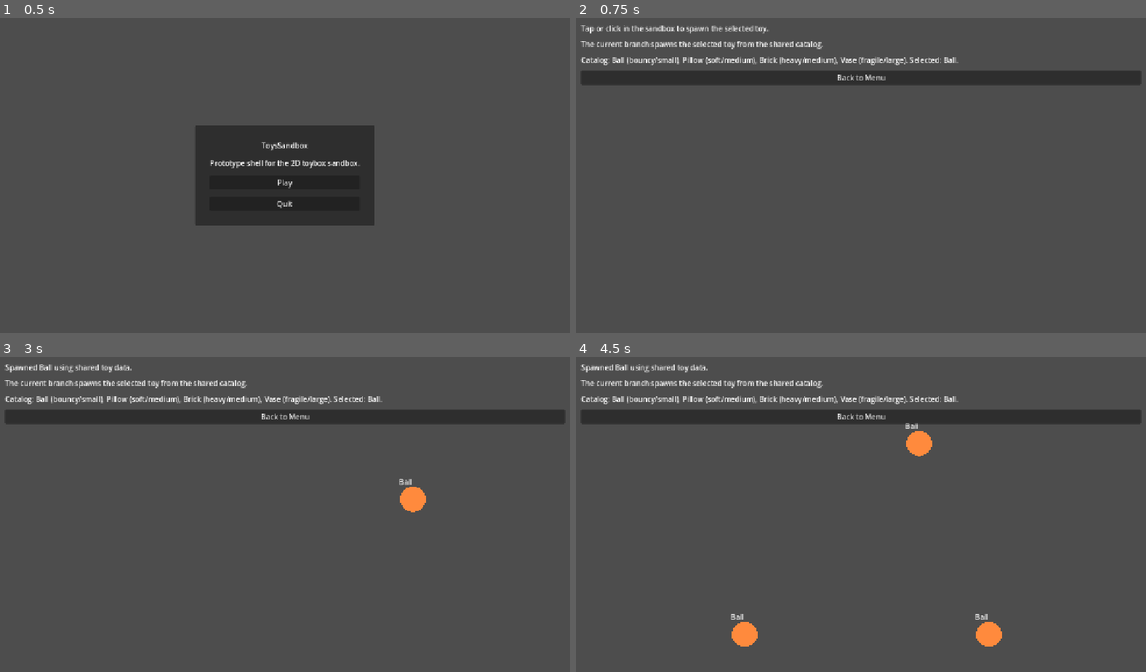
Above: before the commit, frames 1-4 (two rows, left to right).
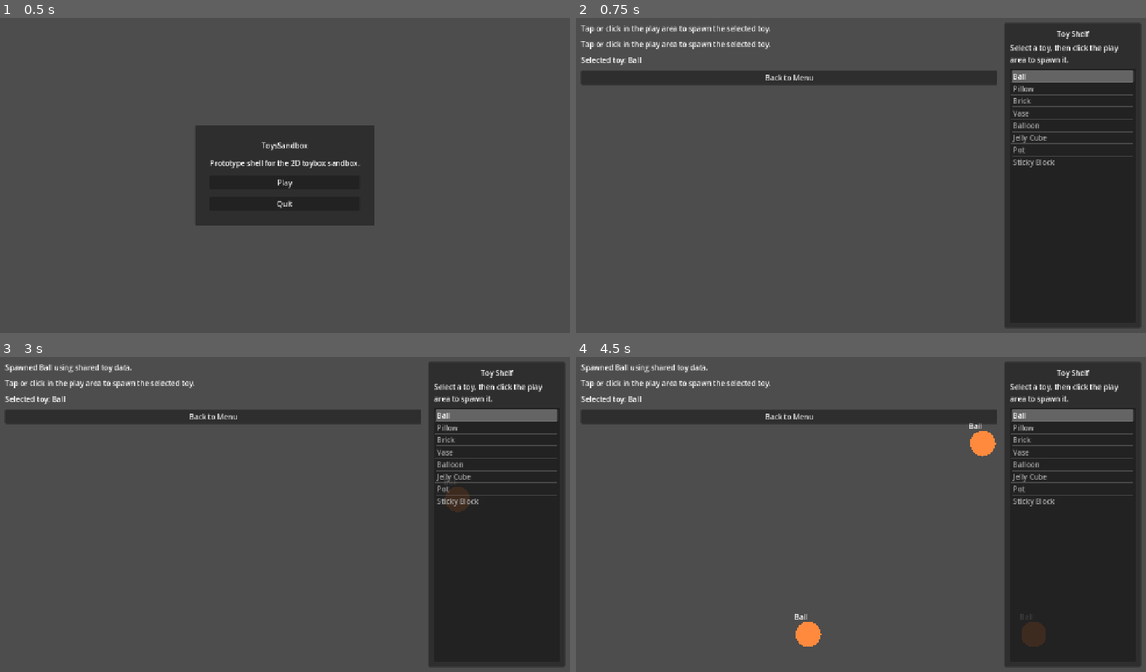
Above: after the commit, the same moments.

Repository: SoundBlaster/ToysSandbox
Game: Godot game, scene res://scenes/boot/Boot.tscn
Two runs of this game, one before a commit and one after it. Both use one fixed random seed, a clock stepped at 60 frames per second and the inputs below.
Inputs (mouse positions are in pixels of both pictures, inside the frame that each line leads up to):
- Up to frame 1 (0.5 s): no input
- Up to frame 2 (0.75 s): click "Play" at 0.5 s
- Up to frame 3 (3 s): click "Back to Menu" at 1.25 s; click "Play" at 2 s; tap Enter at 2.75 s; move the mouse to (410, 498) at 2.77 s; click (410, 498) at 2.92 s
- Up to frame 4 (4.5 s): move the mouse to (747, 530) at 3.52 s; click (747, 530) at 3.67 s; move the mouse to (918, 442) at 4.27 s; click (918, 442) at 4.42 s

Frame 1 is identical in both runs. In frame 2, 23% of the frame differs, in the area x 0-99%, y 1-99%; in frame 3, 23%; in frame 4, 25%.

Commit message:
Implement P2-T1: add sandbox camera bounds and full-catalog shelf UI

Diff:
--- a/scenes/game/Sandbox.tscn
+++ b/scenes/game/Sandbox.tscn
@@ -3,7 +3,7 @@
 [ext_resource type="Script" path="res://scripts/game/Sandbox.gd" id="1"]
 
 [sub_resource type="RectangleShape2D" id="1"]
-size = Vector2(1080, 48)
+size = Vector2(932, 48)
 
 [sub_resource type="RectangleShape2D" id="2"]
 size = Vector2(48, 640)
@@ -16,8 +16,12 @@
 
 [node name="SpawnedToys" type="Node2D" parent="."]
 
+[node name="Camera2D" type="Camera2D" parent="."]
+position = Vector2(500, 360)
+enabled = true
+
 [node name="Floor" type="StaticBody2D" parent="."]
-position = Vector2(640, 676)
+position = Vector2(490, 676)
 
 [node name="CollisionShape2D" type="CollisionShape2D" parent="Floor"]
 shape = SubResource("1")
@@ -29,7 +33,7 @@
 shape = SubResource("2")
 
 [node name="RightWall" type="StaticBody2D" parent="."]
-position = Vector2(1256, 360)
+position = Vector2(956, 360)
 
 [node name="CollisionShape2D" type="CollisionShape2D" parent="RightWall"]
 shape = SubResource("3")
@@ -45,23 +49,58 @@
 offset_right = -24.0
 offset_bottom = -24.0
 
-[node name="VBoxContainer" type="VBoxContainer" parent="CanvasLayer/MarginContainer"]
+[node name="HBoxContainer" type="HBoxContainer" parent="CanvasLayer/MarginContainer"]
 layout_mode = 2
+theme_override_constants/separation = 16
+
+[node name="InfoPanel" type="VBoxContainer" parent="CanvasLayer/MarginContainer/HBoxContainer"]
+layout_mode = 2
+size_flags_horizontal = 3
 theme_override_constants/separation = 12
 
-[node name="StatusLabel" type="Label" parent="CanvasLayer/MarginContainer/VBoxContainer"]
+[node name="StatusLabel" type="Label" parent="CanvasLayer/MarginContainer/HBoxContainer/InfoPanel"]
 layout_mode = 2
 text = "Sandbox shell booting..."
 
-[node name="HintLabel" type="Label" parent="CanvasLayer/MarginContainer/VBoxContainer"]
+[node name="HintLabel" type="Label" parent="CanvasLayer/MarginContainer/HBoxContainer/InfoPanel"]
 layout_mode = 2
-text = "The current branch spawns the selected toy from the shared catalog."
+text = "Tap or click in the play area to spawn the selected toy."
 
-[node name="CatalogLabel" type="Label" parent="CanvasLayer/MarginContainer/VBoxContainer"]
+[node name="SelectedLabel" type="Label" parent="CanvasLayer/MarginContainer/HBoxContainer/InfoPanel"]
+layout_mode = 2
+text = "Selected toy: Ball"
+
+[node name="BackButton" type="Button" parent="CanvasLayer/MarginContainer/HBoxContainer/InfoPanel"]
+layout_mode = 2
+text = "Back to Menu"
+
+[node name="ShelfPanel" type="PanelContainer" parent="CanvasLayer/MarginContainer/HBoxContainer"]
+layout_mode = 2
+size_flags_horizontal = 8
+custom_minimum_size = Vector2(300, 0)
+
+[node name="ShelfMargin" type="MarginContainer" parent="CanvasLayer/MarginContainer/HBoxContainer/ShelfPanel"]
+layout_mode = 2
+theme_override_constants/margin_left = 12
+theme_override_constants/margin_top = 12
+theme_override_constants/margin_right = 12
+theme_override_constants/margin_bottom = 12
+
+[node name="ShelfVBox" type="VBoxContainer" parent="CanvasLayer/MarginContainer/HBoxContainer/ShelfPanel/ShelfMargin"]
+layout_mode = 2
+theme_override_constants/separation = 8
+
+[node name="ShelfTitleLabel" type="Label" parent="CanvasLayer/MarginContainer/HBoxContainer/ShelfPanel/ShelfMargin/ShelfVBox"]
+layout_mode = 2
+text = "Toy Shelf"
+horizontal_alignment = 1
+
+[node name="ShelfHintLabel" type="Label" parent="CanvasLayer/MarginContainer/HBoxContainer/ShelfPanel/ShelfMargin/ShelfVBox"]
 layout_mode = 2
 autowrap_mode = 3
-text = "Catalog loading..."
+text = "Select a toy, then click the play area to spawn it."
 
-[node name="BackButton" type="Button" parent="CanvasLayer/MarginContainer/VBoxContainer"]
+[node name="ToyList" type="ItemList" parent="CanvasLayer/MarginContainer/HBoxContainer/ShelfPanel/ShelfMargin/ShelfVBox"]
 layout_mode = 2
-text = "Back to Menu"
+size_flags_vertical = 3
+select_mode = 0
--- a/scripts/autoload/ToyCatalog.gd
+++ b/scripts/autoload/ToyCatalog.gd
@@ -9,6 +9,9 @@
 	},
 	&"large": {
 		"size": Vector2(96.0, 96.0),
+	},
+	&"wide": {
+		"size": Vector2(112.0, 64.0),
 	},
 }
 
@@ -40,6 +43,34 @@
 		"angular_damp": 0.45,
 		"mass": 1.2,
 		"reaction_hooks": [&"clink", &"shatter"],
+	},
+	&"air": {
+		"gravity_scale": 0.35,
+		"linear_damp": 0.08,
+		"angular_damp": 0.2,
+		"mass": 0.3,
+		"reaction_hooks": [&"float", &"drift"],
+	},
+	&"deformable": {
+		"gravity_scale": 0.95,
+		"linear_damp": 1.1,
+		"angular_damp": 0.9,
+		"mass": 0.9,
+		"reaction_hooks": [&"jiggle", &"wobble"],
+	},
+	&"metal": {
+		"gravity_scale": 1.15,
+		"linear_damp": 0.25,
+		"angular_damp": 0.2,
+		"mass": 2.0,
+		"reaction_hooks": [&"ring", &"spin"],
+	},
+	&"sticky": {
+		"gravity_scale": 1.0,
+		"linear_damp": 2.2,
+		"angular_damp": 1.6,
+		"mass": 1.4,
+		"reaction_hooks": [&"stick", &"peel"],
 	},
 }
 
@@ -76,9 +107,50 @@
 		"shape": &"vase",
 		"color": Color("7ca7ff"),
 	},
+	&"balloon": {
+		"id": &"balloon",
+		"display_name": "Balloon",
+		"archetype": &"air",
+		"scale_preset": &"large",
+		"shape": &"circle",
+		"color": Color("ff7fb5"),
+	},
+	&"jelly_cube": {
+		"id": &"jelly_cube",
+		"display_name": "Jelly Cube",
+		"archetype": &"deformable",
+		"scale_preset": &"medium",
+		"shape": &"rectangle",
+		"color": Color("9b9bff"),
+	},
+	&"pot": {
+		"id": &"pot",
+		"display_name": "Pot",
+		"archetype": &"metal",
+		"scale_preset": &"medium",
+		"shape": &"vase",
+		"color": Color("c7935d"),
+	},
+	&"sticky_block": {
+		"id": &"sticky_block",
+		"display_name": "Sticky Block",
+		"archetype": &"sticky",
+		"scale_preset": &"wide",
+		"shape": &"rectangle",
+		"color": Color("7fd24a"),
+	},
 }
 
-const TOY_ORDER: Array[StringName] = [&"ball", &"pillow", &"brick", &"vase"]
+const TOY_ORDER: Array[StringName] = [
+	&"ball",
+	&"pillow",
+	&"brick",
+	&"vase",
+	&"balloon",
+	&"jelly_cube",
+	&"pot",
+	&"sticky_block",
+]
 
 
 func list_ids() -> Array[StringName]:
--- a/scripts/game/Sandbox.gd
+++ b/scripts/game/Sandbox.gd
@@ -1,18 +1,25 @@
 extends Node2D
 
 const TOY_INSTANCE_SCENE := preload("res://scenes/game/ToyInstance.tscn")
-const PLAY_AREA_RECT := Rect2(Vector2(72.0, 72.0), Vector2(1136.0, 560.0))
+const PLAY_AREA_RECT := Rect2(Vector2(72.0, 72.0), Vector2(836.0, 560.0))
 
-@onready var back_button: Button = $CanvasLayer/MarginContainer/VBoxContainer/BackButton
-@onready var status_label: Label = $CanvasLayer/MarginContainer/VBoxContainer/StatusLabel
-@onready var catalog_label: Label = $CanvasLayer/MarginContainer/VBoxContainer/CatalogLabel
+@onready var back_button: Button = $CanvasLayer/MarginContainer/HBoxContainer/InfoPanel/BackButton
+@onready var status_label: Label = $CanvasLayer/MarginContainer/HBoxContainer/InfoPanel/StatusLabel
+@onready var selected_label: Label = $CanvasLayer/MarginContainer/HBoxContainer/InfoPanel/SelectedLabel
+@onready var toy_list: ItemList = $CanvasLayer/MarginContainer/HBoxContainer/ShelfPanel/ShelfMargin/ShelfVBox/ToyList
 @onready var spawn_root: Node2D = $SpawnedToys
+
+var shelf_toy_ids: Array[StringName] = []
 
 
 func _ready() -> void:
 	back_button.pressed.connect(_on_back_pressed)
-	status_label.text = "Tap or click in the sandbox to spawn the selected toy."
-	catalog_label.text = _build_catalog_text()
+	toy_list.item_selected.connect(_on_toy_selected)
+
+	_ensure_selected_toy()
+	_build_toy_shelf()
+	status_label.text = "Tap or click in the play area to spawn the selected toy."
+	_refresh_selected_label()
 
 
 func _unhandled_input(event: InputEvent) -> void:
@@ -45,6 +52,50 @@
 	status_label.text = "Spawned %s using shared toy data." % definition.get("display_name", "Toy")
 
 
+func _build_toy_shelf() -> void:
+	toy_list.clear()
+	shelf_toy_ids = ToyCatalog.list_ids()
+
+	for toy_id in shelf_toy_ids:
+		var definition := ToyCatalog.get_toy_definition(toy_id)
+		toy_list.add_item(String(definition.get("display_name", "Toy")))
+
+	var selected_index := shelf_toy_ids.find(GameState.selected_toy_id)
+	if selected_index == -1 and not shelf_toy_ids.is_empty():
+		selected_index = 0
+		GameState.selected_toy_id = shelf_toy_ids[0]
+
+	if selected_index >= 0:
+		toy_list.select(selected_index)
+
+
+func _on_toy_selected(index: int) -> void:
+	if index < 0 or index >= shelf_toy_ids.size():
+		return
+
+	GameState.selected_toy_id = shelf_toy_ids[index]
+	var definition := ToyCatalog.get_toy_definition(GameState.selected_toy_id)
+	status_label.text = "Selected %s from the shelf." % definition.get("display_name", "Toy")
+	_refresh_selected_label()
+
+
+func _ensure_selected_toy() -> void:
+	if ToyCatalog.has_toy(GameState.selected_toy_id):
+		return
+
+	var available_ids := ToyCatalog.list_ids()
+	if available_ids.is_empty():
+		GameState.selected_toy_id = &""
+		return
+
+	GameState.selected_toy_id = available_ids[0]
+
+
+func _refresh_selected_label() -> void:
+	var definition := ToyCatalog.get_toy_definition(GameState.selected_toy_id)
+	selected_label.text = "Selected toy: %s" % definition.get("display_name", "None")
+
+
 func _get_spawn_position(event: InputEvent) -> Variant:
 	if event is InputEventMouseButton and event.button_index == MOUSE_BUTTON_LEFT and event.pressed:
 		return event.position
@@ -63,19 +114,3 @@
 		clampf(point.x, min_point.x, max_point.x),
 		clampf(point.y, min_point.y, max_point.y)
 	)
-
-
-func _build_catalog_text() -> String:
-	var entries: Array[String] = []
-
-	for definition in ToyCatalog.list_toys():
-		entries.append("%s (%s/%s)" % [
-			definition.get("display_name", "Toy"),
-			String(definition.get("archetype", &"unknown")),
-			String(definition.get("scale_preset", &"unknown")),
-		])
-
-	return "Catalog: %s. Selected: %s." % [
-		", ".join(entries),
-		String(GameState.selected_toy_id).capitalize(),
-	]
Not shown, added: SPECS/INPROGRESS/P2-T1_Validation_Report.md
